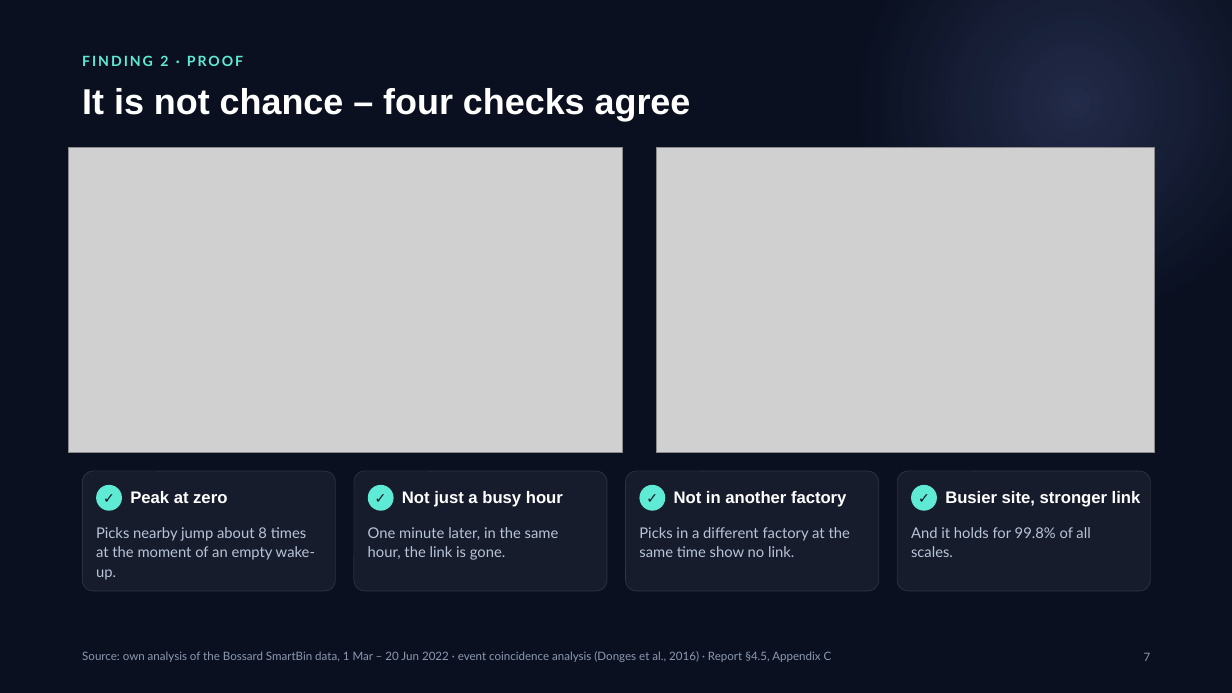
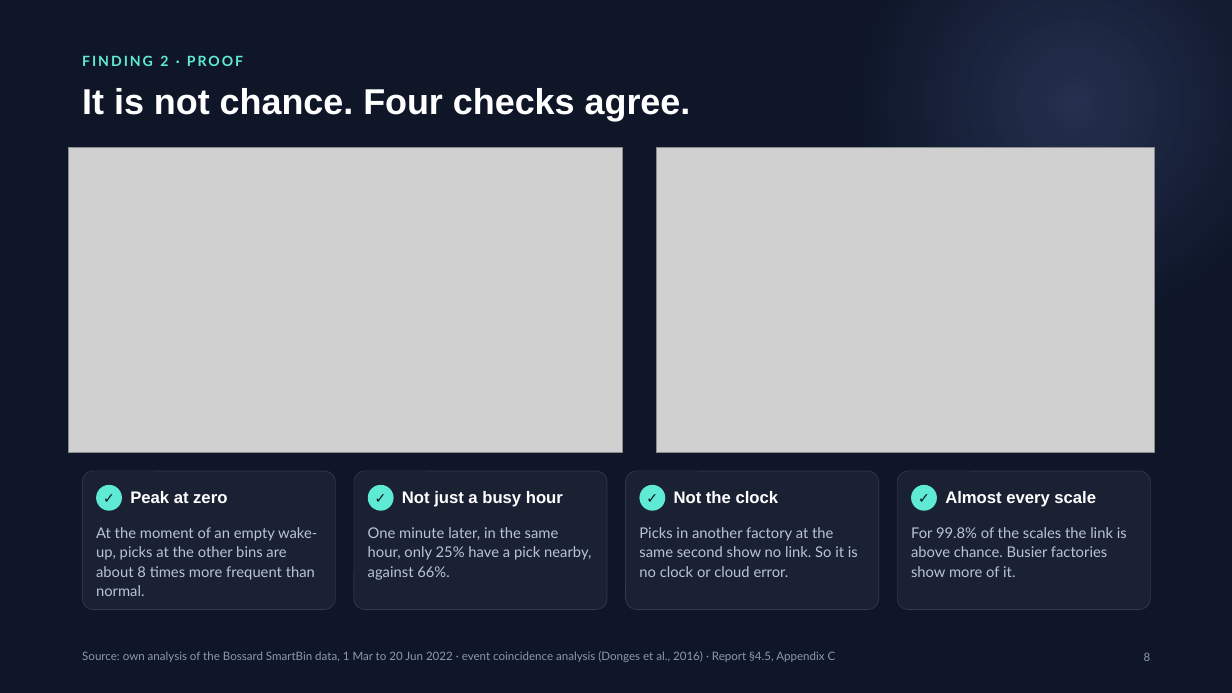
Before and after one commit to erenalpckroglu/smartbin-sensor-optimization, a slide deck: slide 8 of presentation/SmartBin – CTO presentation.pptx (slide 7 before the commit). Drawn at 1232x693 pixels with LibreOffice and Linux fonts; fonts in the diff are those of the drawing; grey boxes stand for pictures. Boxes give left, top, right and bottom in pixels: in the first picture for what was removed or moved away, otherwise in the second. Text is boxed around its words. In the diff, an @@ line names an element or a change of style, - is before the commit and + after.

```diff
--- a/presentation/SmartBin – CTO presentation.pptx
+++ b/presentation/SmartBin – CTO presentation.pptx
@@ background #0A1020 to #0E1628 @@
@@ text at [82,88,691,121]: text changed @@
-It is not chance – four checks agree
+It is not chance. Four checks agree.
@@ rounded rectangle: place and size @@
-rounded rectangle at [82,471,335,592]
+rounded rectangle at [82,471,335,610]
@@ rounded rectangle: place and size @@
-rounded rectangle at [354,471,607,592]
+rounded rectangle at [354,471,607,610]
@@ rounded rectangle: place and size @@
-rounded rectangle at [626,471,879,592]
+rounded rectangle at [626,471,879,610]
@@ proportions changed in 4 elements at [82,471,335,610], [354,471,607,610], [626,471,879,610], [897,471,1151,610] @@
@@ rounded rectangle: place and size @@
-rounded rectangle at [897,471,1151,592]
+rounded rectangle at [897,471,1151,610]
@@ text at [674,491,779,503]: text changed @@
-Not in another factory
+Not the clock
@@ text at [945,491,1096,507]: text changed @@
-Busier site, stronger link
+Almost every scale
@@ text at [96,527,317,596]: text changed @@
-Picks nearby jump about 8 times at the moment of an empty wake-up.
+At the moment of an empty wake-up, picks at the other bins are about 8 times more frequent than normal.
@@ text at [368,527,591,580]: text changed @@
-One minute later, in the same hour, the link is gone.
+One minute later, in the same hour, only 25% have a pick nearby, against 66%.
@@ text at [639,527,858,577]: text changed @@
-Picks in a different factory at the same time show no link.
+Picks in another factory at the same second show no link. So it is no clock or cloud error.
@@ text at [911,527,1127,577]: text changed @@
-And it holds for 99.8% of all scales.
+For 99.8% of the scales the link is above chance. Busier factories show more of it.
@@ text at [82,651,836,662]: text changed @@
-Source: own analysis of the Bossard SmartBin data, 1 Mar – 20 Jun 2022 · event coincidence analysis (Donges et al., 2016) · Report §4.5, Appendix C
+Source: own analysis of the Bossard SmartBin data, 1 Mar to 20 Jun 2022 · event coincidence analysis (Donges et al., 2016) · Report §4.5, Appendix C
@@ text at [1144,652,1151,661]: text changed @@
-7
+8
```
Also in this commit, not shown: 21 other slides changed, 2 slides added, 24 other files.
